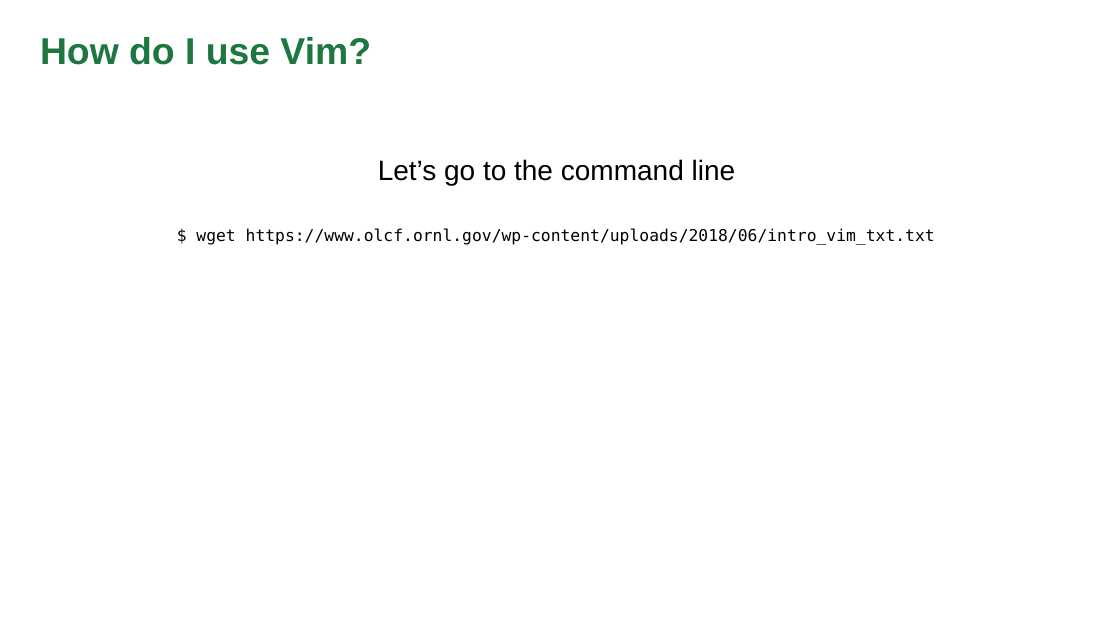
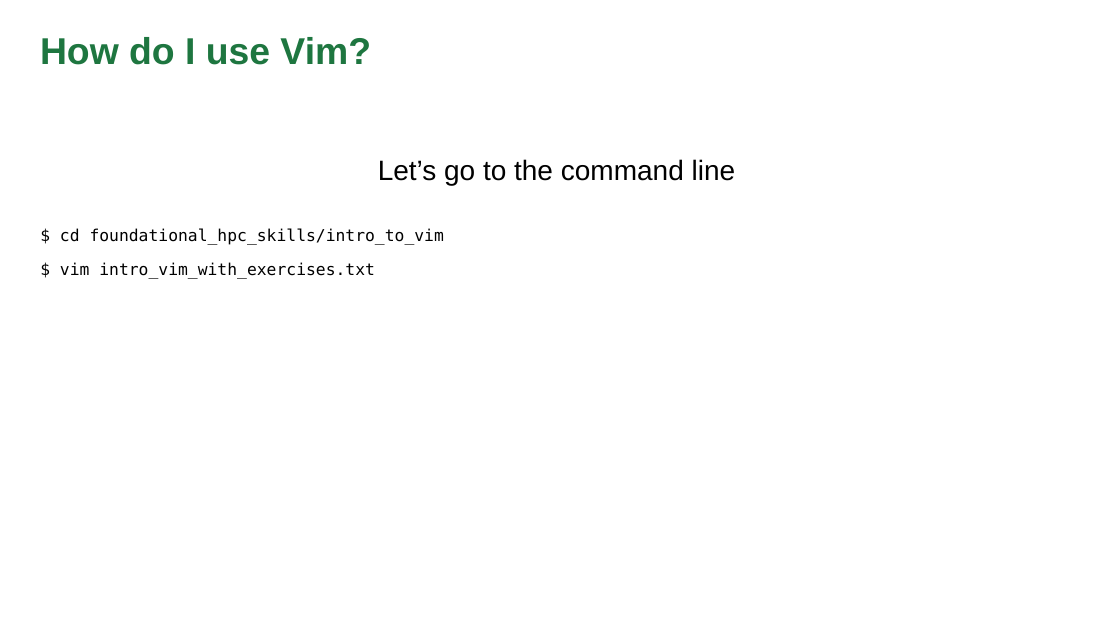
Before and after one commit to olcf/foundational_hpc_skills, a slide deck: slide 5 of intro_to_vim/vim_tutorial.pptx. Drawn at 1120x630 pixels with LibreOffice and Linux fonts; fonts in the diff are those of the drawing; background and template pictures are left out. Boxes give left, top, right and bottom in pixels: in the first picture for what was removed or moved away, otherwise in the second. Text is boxed around its words. In the diff, an @@ line names an element or a change of style, - is before the commit and + after.

Commit message:
finished adding exercises

```diff
--- a/intro_to_vim/vim_tutorial.pptx
+++ b/intro_to_vim/vim_tutorial.pptx
@@ text at (60, 228, 444, 279): text changed @@
-$ wget https://www.olcf.ornl.gov/wp-content/uploads/2018/06/intro_vim_txt.txt
+$ cd foundational_hpc_skills/intro_to_vim
+$ vim intro_vim_with_exercises.txt
```
Also in this commit, not shown: 1 other slide changed, 1 other file.
